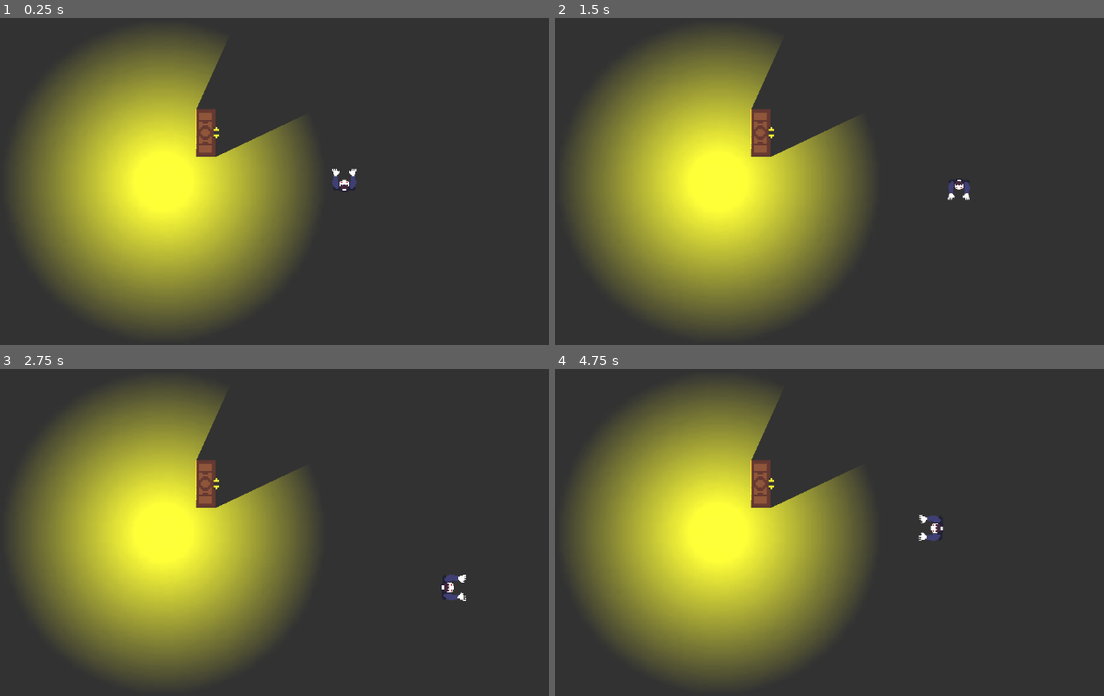
Above: before the commit, frames 1-4 (two rows, left to right).
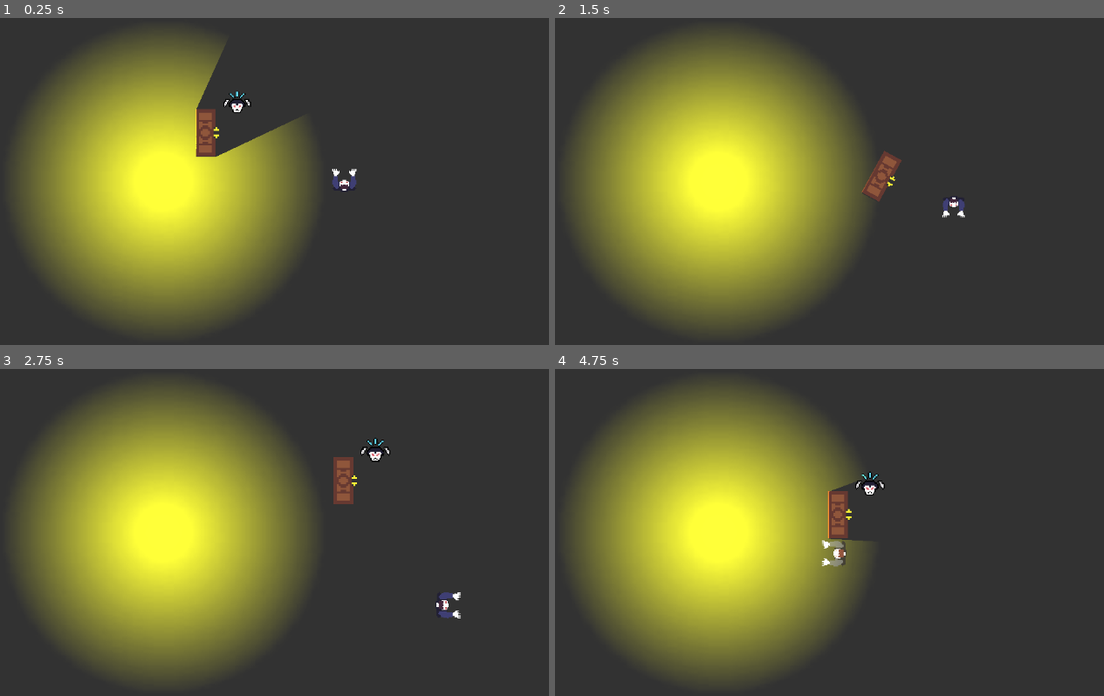
Above: after the commit, the same moments.

Repository: RiosAngel22/TrabajoFinal
Game: Godot game, scene res://escenas/mundo.tscn
The game is run twice, just before and just after one commit, with the same random seed, the same clock (stepped at 60 frames per second) and the same inputs. Before the commit the project starts from res://mundo.tscn.
Inputs (mouse positions are in pixels of both pictures, inside the frame that each line leads up to):
- Up to frame 1 (0.25 s): no input
- Up to frame 2 (1.5 s): move the mouse to (1054, 158) at 0.52 s; hold Right (ui_right) 0.53-1.28 s; tap E (interactuar, bound only after the commit) at 0.6 s; tap Mouse wheel up (rotar+, bound only after the commit) at 0.8, 1.35 s; move the mouse to (758, 197) at 1.27 s; hold Down (ui_down) from 1.28 s (still down)
- Up to frame 3 (2.75 s): tap Mouse wheel down (rotar-, bound only after the commit) at 1.55, 2.1 s; move the mouse to (411, 444) at 2.02 s; release Down (ui_down) at 2.03 s; hold Right (ui_right) from 2.03 s (still down); tap E (interactuar, bound only after the commit) at 2.3 s
- Up to frame 4 (4.75 s): move the mouse to (862, 607) at 2.77 s; release Right (ui_right) at 2.78 s; hold Up (ui_up) 2.78-3.53 s; tap E (interactuar, bound only after the commit) at 2.85, 4.55 s; tap Mouse wheel up (rotar+, bound only after the commit) at 3.05, 3.6 s; move the mouse to (outside the picture) at 3.52 s; hold Left (ui_left) from 3.53 s (still down); tap Mouse wheel down (rotar-, bound only after the commit) at 3.8, 4.35 s; move the mouse to (692, 470) at 4.27 s

The runs differ from the first frame. In frame 1, 0.1% of the frame differs, in the area x 40-46%, y 22-30%; in frame 2, 4.5%; in frame 3, 4.7%; in frame 4, 5.3%, in the area x 35-71%, y 9-61%.

Commit message:
agregada funcionalidad mueble

Diff:
--- /dev/null
+++ b/desarrollo/trabajoFinal/escenas/jugador.tscn
@@ -0,0 +1,20 @@
+[gd_scene format=3 uid="uid://tr45svaxkcpc"]
+
+[ext_resource type="Script" uid="uid://dyf4208itt4f8" path="res://jugador.gd" id="1_jpodt"]
+[ext_resource type="Texture2D" uid="uid://crajcim5pwuvo" path="res://sprites/vampiro.png" id="2_njcx7"]
+
+[sub_resource type="CircleShape2D" id="CircleShape2D_lgngo"]
+radius = 18.110771
+
+[node name="Jugador" type="CharacterBody2D" unique_id=729986226 groups=["jugador"]]
+script = ExtResource("1_jpodt")
+
+[node name="Sprite2D" type="Sprite2D" parent="." unique_id=1085744936]
+texture_filter = 1
+texture = ExtResource("2_njcx7")
+metadata/_edit_lock_ = true
+
+[node name="CollisionShape2D" type="CollisionShape2D" parent="." unique_id=1046802547]
+position = Vector2(0, 4)
+shape = SubResource("CircleShape2D_lgngo")
+metadata/_edit_lock_ = true
--- /dev/null
+++ b/desarrollo/trabajoFinal/escenas/mueble.gd
@@ -0,0 +1,47 @@
+extends StaticBody2D
+
+@onready var Icono : Sprite2D = $Icono
+var TweenIcono
+
+var controlado : bool = false
+var EnRango : bool = false
+
+func _ready() -> void:
+	crear_loop_flotar()
+
+func _process(delta: float) -> void:
+	if controlado:
+		global_position = lerp(global_position,get_global_mouse_position(),0.05)
+
+		if Input.is_action_just_pressed("rotar+"):
+			global_rotation = lerp(global_rotation,global_rotation + 0.5, 0.5)
+		elif Input.is_action_just_pressed("rotar-"):
+			global_rotation = lerp(global_rotation,global_rotation - 0.5, 0.5)
+
+	if EnRango:
+		if Input.is_action_just_pressed("interactuar") and controlado == false:
+			controlado = true
+		elif Input.is_action_just_pressed("interactuar") and controlado == true:
+			controlado = false
+
+	if EnRango and !controlado:
+		Icono.visible = true
+	else:
+		Icono.visible = false
+
+func _on_area_telepatia_body_entered(body: Node2D) -> void:
+	if body.is_in_group("jugador"):
+		EnRango = true
+
+func _on_area_telepatia_body_exited(body: Node2D) -> void:
+	EnRango = false
+	controlado = false
+
+func crear_loop_flotar():
+	if !TweenIcono:
+		TweenIcono = create_tween()
+		TweenIcono.set_ease(Tween.EASE_IN_OUT)
+		TweenIcono.set_trans(Tween.TRANS_CIRC)
+		TweenIcono.tween_property(Icono,"scale",Icono.scale*1.1,0.9)
+		TweenIcono.tween_property(Icono,"scale",Icono.scale*0.9,0.9)
+		TweenIcono.set_loops()
--- /dev/null
+++ b/desarrollo/trabajoFinal/escenas/mueble.tscn
@@ -0,0 +1,44 @@
+[gd_scene format=3 uid="uid://dihn8qct3erkr"]
+
+[ext_resource type="Texture2D" uid="uid://cn8eg4uwkftma" path="res://sprites/armario.png" id="1_4aonu"]
+[ext_resource type="Script" uid="uid://dw8ihdgpo22nt" path="res://escenas/mueble.gd" id="1_jaqn2"]
+[ext_resource type="Texture2D" uid="uid://bnx2soqnnrtc5" path="res://sprites/controlable.png" id="3_6imys"]
+
+[sub_resource type="RectangleShape2D" id="RectangleShape2D_fw4w5"]
+size = Vector2(20, 47)
+
+[sub_resource type="OccluderPolygon2D" id="OccluderPolygon2D_aou4a"]
+polygon = PackedVector2Array(-13.5, -5.5000076, -13.5, 4.9999924, 13, 4.5, 13, -5.5)
+
+[sub_resource type="CircleShape2D" id="CircleShape2D_jaqn2"]
+radius = 191.02356
+
+[node name="mueble" type="StaticBody2D" unique_id=1190234360]
+script = ExtResource("1_jaqn2")
+
+[node name="CollisionShape2D" type="CollisionShape2D" parent="." unique_id=2096084545]
+shape = SubResource("RectangleShape2D_fw4w5")
+
+[node name="LightOccluder2D" type="LightOccluder2D" parent="." unique_id=1672592239]
+rotation = -1.5707964
+scale = Vector2(2, 2)
+occluder = SubResource("OccluderPolygon2D_aou4a")
+
+[node name="Objeto" type="Sprite2D" parent="." unique_id=2060291851]
+texture_filter = 1
+rotation = -1.5707964
+scale = Vector2(2, 2)
+texture = ExtResource("1_4aonu")
+
+[node name="Icono" type="Sprite2D" parent="." unique_id=434520400]
+texture_filter = 1
+position = Vector2(34, -30)
+texture = ExtResource("3_6imys")
+
+[node name="AreaTelepatia" type="Area2D" parent="." unique_id=2055103086]
+
+[node name="CollisionShape2D" type="CollisionShape2D" parent="AreaTelepatia" unique_id=328395387]
+shape = SubResource("CircleShape2D_jaqn2")
+
+[connection signal="body_entered" from="AreaTelepatia" to="." method="_on_area_telepatia_body_entered"]
+[connection signal="body_exited" from="AreaTelepatia" to="." method="_on_area_telepatia_body_exited"]
--- /dev/null
+++ b/desarrollo/trabajoFinal/escenas/mundo.tscn
@@ -0,0 +1,49 @@
+[gd_scene format=3 uid="uid://dfo12jiwdj2l7"]
+
+[ext_resource type="Script" uid="uid://b3mg04gdpy236" path="res://detector.gd" id="1_v12yk"]
+[ext_resource type="Texture2D" uid="uid://co6kilqgnta34" path="res://sprites/mascara_luz.png" id="2_16hu1"]
+[ext_resource type="PackedScene" uid="uid://tr45svaxkcpc" path="res://escenas/jugador.tscn" id="3_7oex1"]
+[ext_resource type="PackedScene" uid="uid://dihn8qct3erkr" path="res://escenas/mueble.tscn" id="4_4vydk"]
+
+[sub_resource type="CircleShape2D" id="CircleShape2D_fw4w5"]
+radius = 184.14777
+
+[node name="mundo" type="Node2D" unique_id=171355147]
+
+[node name="ColorRect" type="ColorRect" parent="." unique_id=16258942]
+offset_right = 770.0
+offset_bottom = 433.0
+color = Color(0.19793725, 0.19793722, 0.19793722, 1)
+
+[node name="Camera2D" type="Camera2D" parent="." unique_id=805965369]
+position = Vector2(386, 216)
+zoom = Vector2(1.5, 1.5)
+
+[node name="Detector" type="Node2D" parent="." unique_id=155116201]
+position = Vector2(187, 220)
+script = ExtResource("1_v12yk")
+
+[node name="Area2D" type="Area2D" parent="Detector" unique_id=1204340697]
+
+[node name="CollisionShape2D" type="CollisionShape2D" parent="Detector/Area2D" unique_id=109465134]
+shape = SubResource("CircleShape2D_fw4w5")
+
+[node name="RayCast2D" type="RayCast2D" parent="Detector" unique_id=1818337828]
+
+[node name="luz" type="PointLight2D" parent="." unique_id=667104850]
+texture_filter = 1
+position = Vector2(187, 220)
+color = Color(1, 1, 0.02745098, 1)
+energy = 4.91
+shadow_enabled = true
+texture = ExtResource("2_16hu1")
+texture_scale = 1.41
+
+[node name="Jugador" parent="." unique_id=729986226 instance=ExtResource("3_7oex1")]
+position = Vector2(386, 215)
+
+[node name="mueble" parent="." unique_id=577772092 instance=ExtResource("4_4vydk")]
+position = Vector2(234, 166)
+
+[connection signal="body_entered" from="Detector/Area2D" to="Detector" method="_on_area_2d_body_entered"]
+[connection signal="body_exited" from="Detector/Area2D" to="Detector" method="_on_area_2d_body_exited"]
--- a/desarrollo/trabajoFinal/mundo.tscn
+++ /dev/null
@@ -1,84 +0,0 @@
-[gd_scene format=3 uid="uid://dfo12jiwdj2l7"]
-
-[ext_resource type="Texture2D" uid="uid://crajcim5pwuvo" path="res://sprites/vampiro.png" id="1_6ba58"]
-[ext_resource type="Script" uid="uid://dyf4208itt4f8" path="res://jugador.gd" id="1_lgngo"]
-[ext_resource type="Texture2D" uid="uid://co6kilqgnta34" path="res://sprites/mascara_luz.png" id="3_aou4a"]
-[ext_resource type="Script" uid="uid://b3mg04gdpy236" path="res://detector.gd" id="3_fw4w5"]
-[ext_resource type="Texture2D" uid="uid://cn8eg4uwkftma" path="res://sprites/armario.png" id="4_otwa2"]
-
-[sub_resource type="CircleShape2D" id="CircleShape2D_fw4w5"]
-radius = 184.14777
-
-[sub_resource type="CircleShape2D" id="CircleShape2D_lgngo"]
-radius = 18.110771
-
-[sub_resource type="RectangleShape2D" id="RectangleShape2D_fw4w5"]
-size = Vector2(20, 47)
-
-[sub_resource type="OccluderPolygon2D" id="OccluderPolygon2D_aou4a"]
-polygon = PackedVector2Array(-13.5, -5.5000076, -13.5, 4.9999924, 13, 4.5, 13, -5.5)
-
-[node name="mundo" type="Node2D" unique_id=171355147]
-
-[node name="ColorRect" type="ColorRect" parent="." unique_id=16258942]
-offset_right = 770.0
-offset_bottom = 433.0
-color = Color(0.19793725, 0.19793722, 0.19793722, 1)
-
-[node name="Camera2D" type="Camera2D" parent="." unique_id=805965369]
-position = Vector2(386, 216)
-zoom = Vector2(1.5, 1.5)
-
-[node name="Detector" type="Node2D" parent="." unique_id=155116201]
-position = Vector2(187, 220)
-script = ExtResource("3_fw4w5")
-
-[node name="Area2D" type="Area2D" parent="Detector" unique_id=1204340697]
-
-[node name="CollisionShape2D" type="CollisionShape2D" parent="Detector/Area2D" unique_id=109465134]
-shape = SubResource("CircleShape2D_fw4w5")
-
-[node name="RayCast2D" type="RayCast2D" parent="Detector" unique_id=1818337828]
-
-[node name="luz" type="PointLight2D" parent="." unique_id=667104850]
-texture_filter = 1
-position = Vector2(187, 220)
-color = Color(1, 1, 0.02745098, 1)
-energy = 4.91
-shadow_enabled = true
-texture = ExtResource("3_aou4a")
-texture_scale = 1.41
-
-[node name="Jugador" type="CharacterBody2D" parent="." unique_id=1337072275 groups=["jugador"]]
-position = Vector2(386, 215)
-script = ExtResource("1_lgngo")
-
-[node name="Sprite2D" type="Sprite2D" parent="Jugador" unique_id=508112273]
-texture_filter = 1
-texture = ExtResource("1_6ba58")
-metadata/_edit_lock_ = true
-
-[node name="CollisionShape2D" type="CollisionShape2D" parent="Jugador" unique_id=979965126]
-position = Vector2(0, 4)
-shape = SubResource("CircleShape2D_lgngo")
-metadata/_edit_lock_ = true
-
-[node name="mueble" type="CharacterBody2D" parent="." unique_id=767211826]
-position = Vector2(234, 166)
-
-[node name="CollisionShape2D" type="CollisionShape2D" parent="mueble" unique_id=1594154103]
-shape = SubResource("RectangleShape2D_fw4w5")
-
-[node name="LightOccluder2D" type="LightOccluder2D" parent="mueble" unique_id=758880470]
-rotation = -1.5707964
-scale = Vector2(2, 2)
-occluder = SubResource("OccluderPolygon2D_aou4a")
-
-[node name="Sprite2D" type="Sprite2D" parent="mueble" unique_id=1988357325]
-texture_filter = 1
-rotation = -1.5707964
-scale = Vector2(2, 2)
-texture = ExtResource("4_otwa2")
-
-[connection signal="body_entered" from="Detector/Area2D" to="Detector" method="_on_area_2d_body_entered"]
-[connection signal="body_exited" from="Detector/Area2D" to="Detector" method="_on_area_2d_body_exited"]
--- a/desarrollo/trabajoFinal/project.godot
+++ b/desarrollo/trabajoFinal/project.godot
@@ -19,6 +19,57 @@
 
 jugador=""
 
+[input]
+
+ui_left={
+"deadzone": 0.5,
+"events": [Object(InputEventKey,"resource_local_to_scene":false,"resource_name":"","device":0,"window_id":0,"alt_pressed":false,"shift_pressed":false,"ctrl_pressed":false,"meta_pressed":false,"pressed":false,"keycode":4194319,"physical_keycode":0,"key_label":0,"unicode":0,"location":0,"echo":false,"script":null)
+, Object(InputEventJoypadButton,"resource_local_to_scene":false,"resource_name":"","device":-1,"button_index":13,"pressure":0.0,"pressed":false,"script":null)
+, Object(InputEventJoypadMotion,"resource_local_to_scene":false,"resource_name":"","device":-1,"axis":0,"axis_value":-1.0,"script":null)
+, Object(InputEventKey,"resource_local_to_scene":false,"resource_name":"","device":-1,"window_id":0,"alt_pressed":false,"shift_pressed":false,"ctrl_pressed":false,"meta_pressed":false,"pressed":false,"keycode":0,"physical_keycode":65,"key_label":0,"unicode":97,"location":0,"echo":false,"script":null)
+]
+}
+ui_right={
+"deadzone": 0.5,
+"events": [Object(InputEventKey,"resource_local_to_scene":false,"resource_name":"","device":0,"window_id":0,"alt_pressed":false,"shift_pressed":false,"ctrl_pressed":false,"meta_pressed":false,"pressed":false,"keycode":4194321,"physical_keycode":0,"key_label":0,"unicode":0,"location":0,"echo":false,"script":null)
+, Object(InputEventJoypadButton,"resource_local_to_scene":false,"resource_name":"","device":-1,"button_index":14,"pressure":0.0,"pressed":false,"script":null)
+, Object(InputEventJoypadMotion,"resource_local_to_scene":false,"resource_name":"","device":-1,"axis":0,"axis_value":1.0,"script":null)
+, Object(InputEventKey,"resource_local_to_scene":false,"resource_name":"","device":-1,"window_id":0,"alt_pressed":false,"shift_pressed":false,"ctrl_pressed":false,"meta_pressed":false,"pressed":false,"keycode":0,"physical_keycode":68,"key_label":0,"unicode":100,"location":0,"echo":false,"script":null)
+]
+}
+ui_up={
+"deadzone": 0.5,
+"events": [Object(InputEventKey,"resource_local_to_scene":false,"resource_name":"","device":0,"window_id":0,"alt_pressed":false,"shift_pressed":false,"ctrl_pressed":false,"meta_pressed":false,"pressed":false,"keycode":4194320,"physical_keycode":0,"key_label":0,"unicode":0,"location":0,"echo":false,"script":null)
+, Object(InputEventJoypadButton,"resource_local_to_scene":false,"resource_name":"","device":-1,"button_index":11,"pressure":0.0,"pressed":false,"script":null)
+, Object(InputEventJoypadMotion,"resource_local_to_scene":false,"resource_name":"","device":-1,"axis":1,"axis_value":-1.0,"script":null)
+, Object(InputEventKey,"resource_local_to_scene":false,"resource_name":"","device":-1,"window_id":0,"alt_pressed":false,"shift_pressed":false,"ctrl_pressed":false,"meta_pressed":false,"pressed":false,"keycode":0,"physical_keycode":87,"key_label":0,"unicode":119,"location":0,"echo":false,"script":null)
+]
+}
+ui_down={
+"deadzone": 0.5,
+"events": [Object(InputEventKey,"resource_local_to_scene":false,"resource_name":"","device":0,"window_id":0,"alt_pressed":false,"shift_pressed":false,"ctrl_pressed":false,"meta_pressed":false,"pressed":false,"keycode":4194322,"physical_keycode":0,"key_label":0,"unicode":0,"location":0,"echo":false,"script":null)
+, Object(InputEventJoypadButton,"resource_local_to_scene":false,"resource_name":"","device":-1,"button_index":12,"pressure":0.0,"pressed":false,"script":null)
+, Object(InputEventJoypadMotion,"resource_local_to_scene":false,"resource_name":"","device":-1,"axis":1,"axis_value":1.0,"script":null)
+, Object(InputEventKey,"resource_local_to_scene":false,"resource_name":"","device":-1,"window_id":0,"alt_pressed":false,"shift_pressed":false,"ctrl_pressed":false,"meta_pressed":false,"pressed":false,"keycode":0,"physical_keycode":83,"key_label":0,"unicode":115,"location":0,"echo":false,"script":null)
+]
+}
+interactuar={
+"deadzone": 0.2,
+"events": [Object(InputEventKey,"resource_local_to_scene":false,"resource_name":"","device":-1,"window_id":0,"alt_pressed":false,"shift_pressed":false,"ctrl_pressed":false,"meta_pressed":false,"pressed":false,"keycode":0,"physical_keycode":69,"key_label":0,"unicode":101,"location":0,"echo":false,"script":null)
+, Object(InputEventKey,"resource_local_to_scene":false,"resource_name":"","device":-1,"window_id":0,"alt_pressed":false,"shift_pressed":false,"ctrl_pressed":false,"meta_pressed":false,"pressed":false,"keycode":0,"physical_keycode":70,"key_label":0,"unicode":102,"location":0,"echo":false,"script":null)
+]
+}
+rotar+={
+"deadzone": 0.2,
+"events": [Object(InputEventMouseButton,"resource_local_to_scene":false,"resource_name":"","device":-1,"window_id":0,"alt_pressed":false,"shift_pressed":false,"ctrl_pressed":false,"meta_pressed":false,"button_mask":0,"position":Vector2(0, 0),"global_position":Vector2(0, 0),"factor":1.0,"button_index":4,"canceled":false,"pressed":false,"double_click":false,"script":null)
+]
+}
+rotar-={
+"deadzone": 0.2,
+"events": [Object(InputEventMouseButton,"resource_local_to_scene":false,"resource_name":"","device":-1,"window_id":0,"alt_pressed":false,"shift_pressed":false,"ctrl_pressed":false,"meta_pressed":false,"button_mask":0,"position":Vector2(0, 0),"global_position":Vector2(0, 0),"factor":1.0,"button_index":5,"canceled":false,"pressed":false,"double_click":false,"script":null)
+]
+}
+
 [physics]
 
 3d/physics_engine="Jolt Physics"
Not shown, added: desarrollo/trabajoFinal/escenas/mueble.gd.uid
Binary file added: desarrollo/trabajoFinal/sprites/controlable.png
Not shown, added: desarrollo/trabajoFinal/sprites/controlable.png.import
